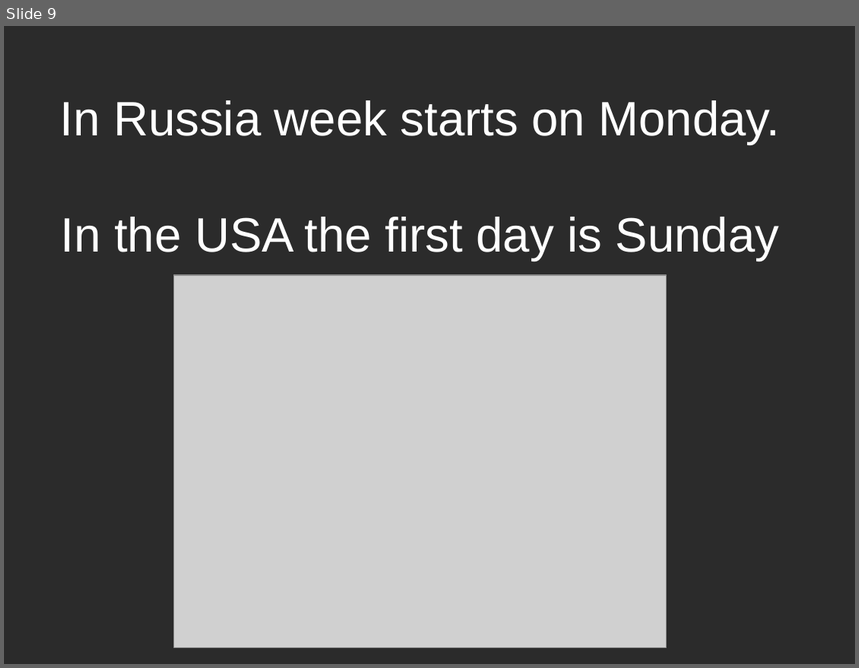
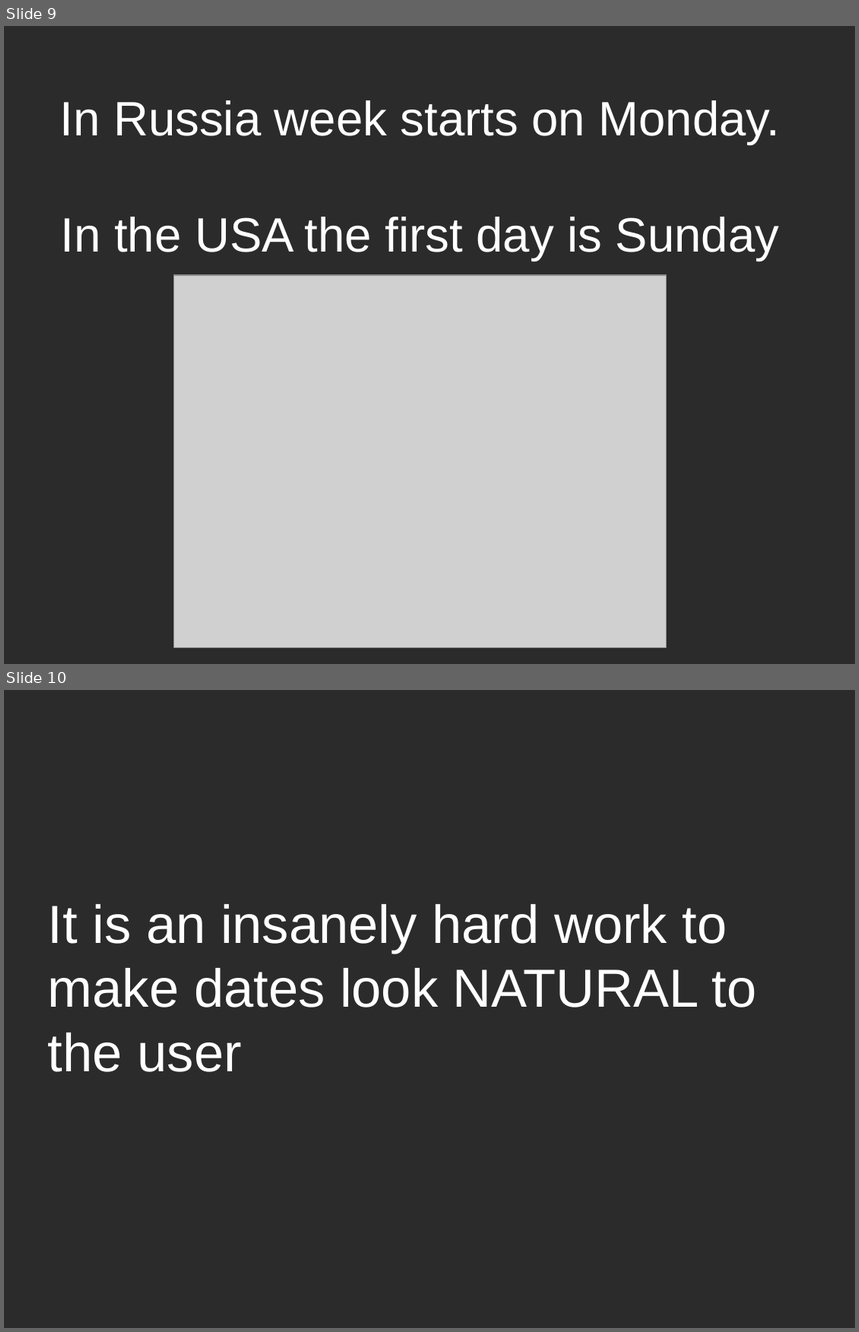
Before and after one commit to dodikk/ESLocale, a slide deck: article/slides/CalendarSqlite.odp. Shown one above the other, each under a label of ours: slide 9 before the commit, slides 9 and 10 after it. The pictures are 859x668 and 859x1332 pixels, drawn with LibreOffice and Linux fonts; fonts in the diff are those of the drawing; grey boxes stand for pictures; background and template pictures are left out; a plain dark background stands for a picture behind light text. Boxes give left, top, right and bottom in pixels: in the first picture for what was removed or moved away, otherwise in the second. Text is boxed around its words. In the diff, an @@ line names an element or a change of style, - is before the commit and + after.

```diff
--- a/article/slides/CalendarSqlite.odp
+++ b/article/slides/CalendarSqlite.odp
@@ slide 10 added at <box>4,690,855,1328</box>, background picture (left out) @@
@@ text added at <box>48,904,757,1072</box>, 50 pt, text #FFFFFF @@
+It is an insanely hard work to make dates look NATURAL to the user
```
Also in this commit, not shown: 1 slide changed, 9 other slides added, 1 other file.
